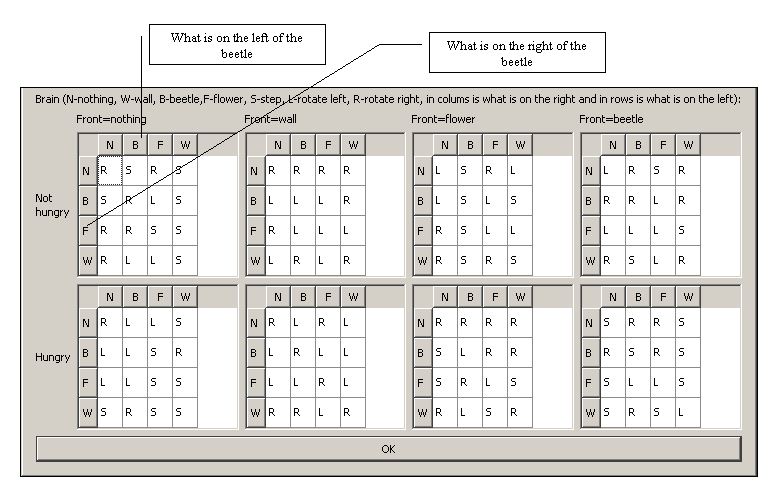
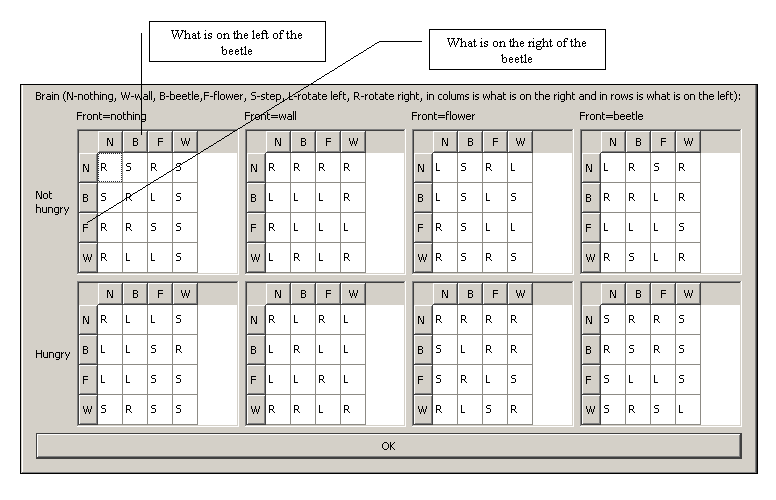
Before/after of a 776x500 layered artwork. What changed in the layer stack:
added layer "Vrstva 2" above "Vrstva 1" over [20, 21, 758, 477]
